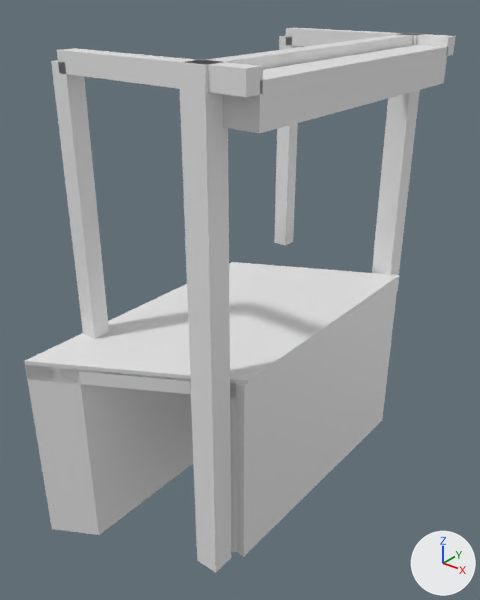
Renders of the glTF model models/amsterdam/amsterdam-steigereilandbrug/amsterdam-steigereilandbrug.glb from each side of a commit.
The view is the same before and after, from a camera (50 mm lens) standing at (19.7, -24.2, 16.2) and looking at (0.4, -0.1, 1.2). Every picture has the same lights, and +X, +Y and +Z are marked at lower right. The picture after the commit comes second.

The scene before the commit, as lines of its bpy script (objects in view):
```python
ob_building_balans = bpy.data.objects.new('building:balans', me_balans)
ob_building_balans.location = (0.0, 0.0, 0.0)
ob_building_balans_2 = bpy.data.objects.new('building:balans 2', me_balans_2)
ob_building_balans_2.location = (0.0, 0.0, 0.0)
ob_building_contragewicht = bpy.data.objects.new('building:contragewicht', me_contragewicht)
ob_building_contragewicht.location = (0.0, 0.0, 0.0)
ob_building_hamei = bpy.data.objects.new('building:hamei', me_hamei)
ob_building_hamei.location = (0.0, 0.0, 0.0)
ob_building_hamei_2 = bpy.data.objects.new('building:hamei 2', me_hamei_2)
ob_building_hamei_2.location = (0.0, 0.0, 0.0)
ob_building_hangstang = bpy.data.objects.new('building:hangstang', me_hangstang)
ob_building_hangstang.location = (0.0, 0.0, 0.0)
ob_building_hangstang_2 = bpy.data.objects.new('building:hangstang 2', me_hangstang_2)
ob_building_hangstang_2.location = (0.0, 0.0, 0.0)
ob_building_portaal = bpy.data.objects.new('building:portaal', me_portaal)
ob_building_portaal.location = (0.0, 0.0, 0.0)
ob_road_dek = bpy.data.objects.new('road:dek', me_dek)
ob_road_dek.location = (0.0, 0.0, 0.0)
# also in view: 'road:landhoofd (aangenomen)' at (-3.4, -1.7, -4.9); 'road:landhoofd (aangenomen) 2' at (3.4, 1.8, -4.9); 'road:voetpad 2' at (0.0, 5.5, 0.2); 'road:voetpad' at (0.0, -5.2, 0.2); 'road:rijbaan lokale weg' at (0.0, 0.3, 0.2)
```
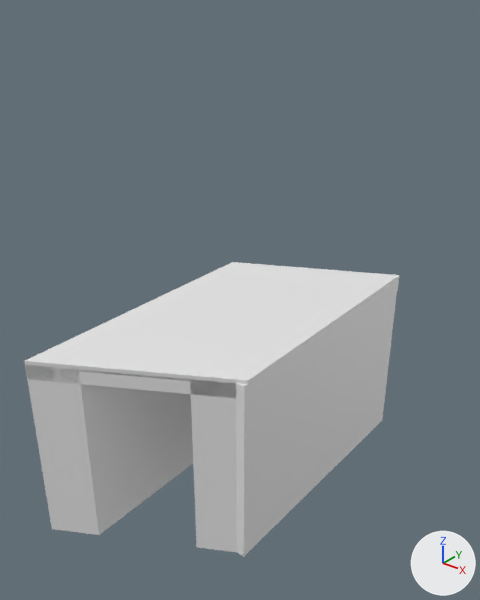
The edits, one by one:
Object 'building:hamei' (ob_building_hamei) is deleted.
Object 'building:hamei 2' (ob_building_hamei_2) is deleted.
Object 'building:portaal' (ob_building_portaal) is deleted.
Object 'building:balans' (ob_building_balans) is deleted.
Object 'building:hangstang' (ob_building_hangstang) is deleted.
Object 'building:balans 2' (ob_building_balans_2) is deleted.
Object 'building:hangstang 2' (ob_building_hangstang_2) is deleted.
Object 'building:contragewicht' (ob_building_contragewicht) is deleted.

Location of each change, (x1, y1, x2, y2) in pixels of the pictures (480 x 600 px):
'building:hamei 2', deleted: before (179, 60, 231, 573)
'building:contragewicht', deleted: before (222, 45, 448, 134)
'building:hangstang 2', deleted: before (51, 60, 109, 339)
'building:hamei', deleted: before (372, 33, 423, 276)
'building:balans 2', deleted: before (57, 48, 263, 97)
'building:portaal', deleted: before (199, 34, 415, 70)
'building:hangstang', deleted: before (274, 36, 301, 246)
'building:balans', deleted: before (286, 28, 456, 56)
